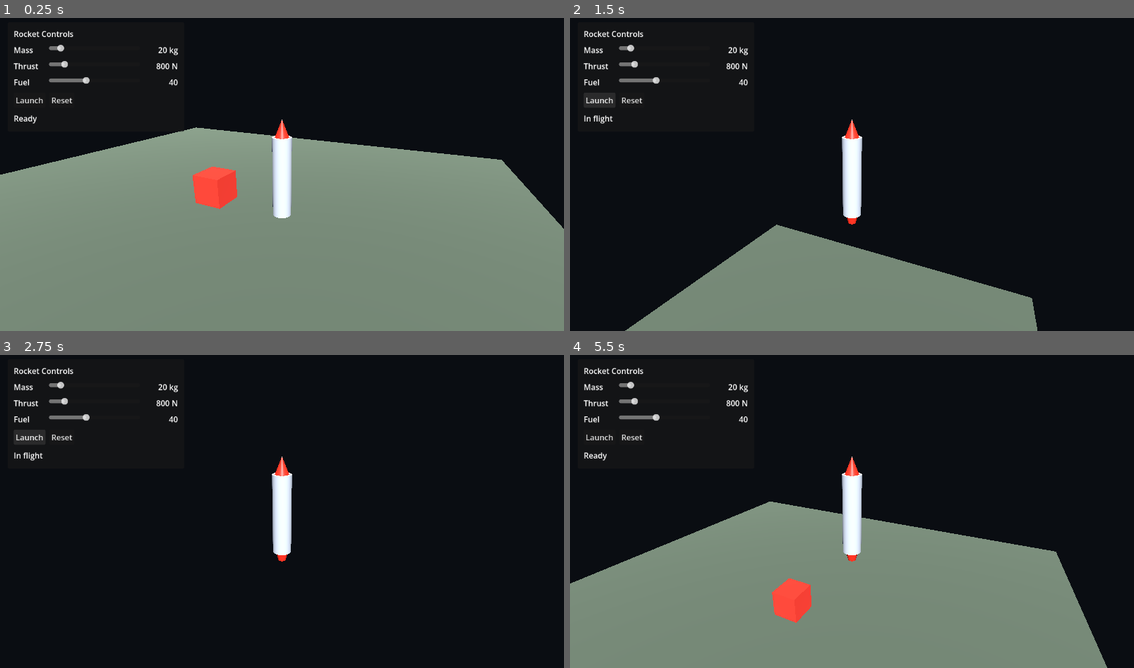
Above: before the commit, frames 1-4 (two rows, left to right).
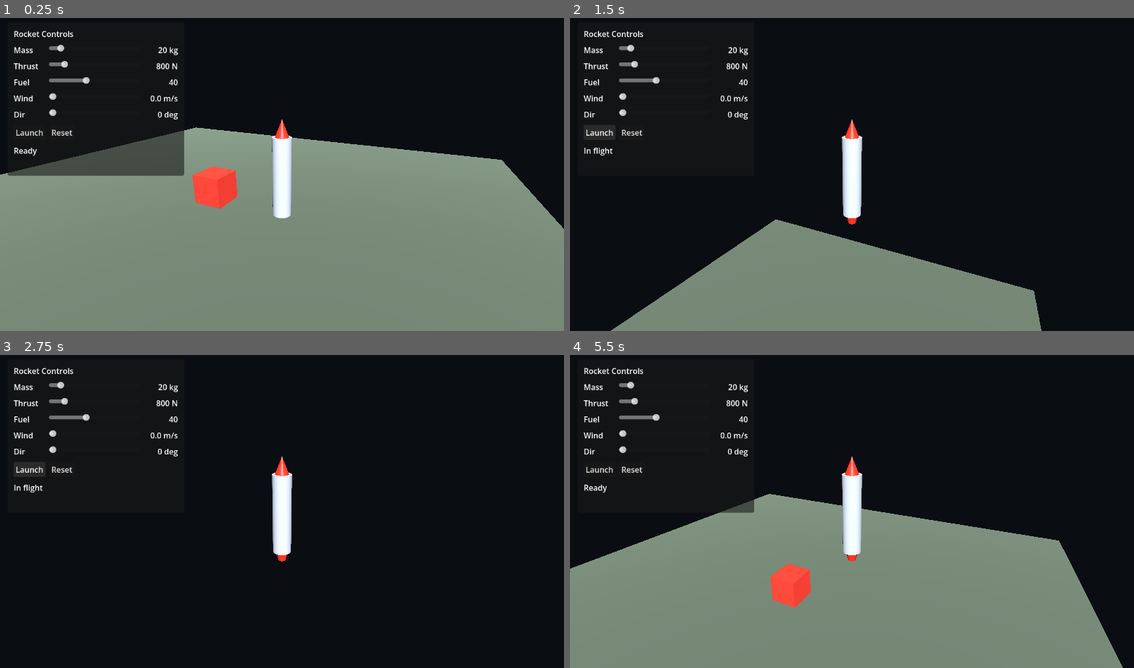
Above: after the commit, the same moments.

Repository: DylanRolfe/ProjectStellar
Game: Godot game, scene res://scenes/Main.tscn
The game is run twice, just before and just after one commit, with the same random seed, the same clock (stepped at 60 frames per second) and the same inputs.
Inputs (mouse positions are in pixels of both pictures, inside the frame that each line leads up to):
- Up to frame 1 (0.25 s): no input
- Up to frame 2 (1.5 s): click "Launch" at 0.5 s; click "Launch" at 1.25 s
- Up to frame 3 (2.75 s): click "Launch" at 2 s
- Up to frame 4 (5.5 s): move the mouse to (976, 492) at 2.77 s; hold Space 2.78-3.5 s; click (976, 492) at 2.92 s; click "Reset" at 3.5 s; tap Enter at 4.25 s; drag from (739, 524) to (823, 574) at 4.27 s; tap Space at 5 s; move the mouse to (908, 439) at 5.02 s; hold Space from 5.03 s (still down); click (908, 439) at 5.17 s

The runs differ from the first frame. In frame 1, 2.9% of the frame differs, in the area x 1-33%, y 24-51%; in frame 2, 2.3%; in frame 3, 0.6%; in frame 4, 4.7%, in the area x 0-98%, y 24-100%.

Commit message:
Wind physics.
Added basic wind physics.

Diff:
--- a/scenes/DashboardUI.tscn
+++ b/scenes/DashboardUI.tscn
@@ -15,7 +15,7 @@
 offset_left = 16.0
 offset_top = 16.0
 offset_right = 376.0
-offset_bottom = 240.0
+offset_bottom = 330.0
 
 [node name="Margin" type="MarginContainer" parent="Panel"]
 layout_mode = 2
@@ -104,6 +104,50 @@
 text = "40"
 horizontal_alignment = 2
 
+[node name="WindSpeedRow" type="HBoxContainer" parent="Panel/Margin/VBox"]
+layout_mode = 2
+theme_override_constants/separation = 8
+
+[node name="WindSpeedLabel" type="Label" parent="Panel/Margin/VBox/WindSpeedRow"]
+custom_minimum_size = Vector2(64, 0)
+layout_mode = 2
+text = "Wind"
+
+[node name="WindSpeedSlider" type="HSlider" parent="Panel/Margin/VBox/WindSpeedRow"]
+custom_minimum_size = Vector2(170, 0)
+layout_mode = 2
+size_flags_horizontal = 3
+max_value = 40.0
+step = 0.5
+
+[node name="WindSpeedValueLabel" type="Label" parent="Panel/Margin/VBox/WindSpeedRow"]
+custom_minimum_size = Vector2(70, 0)
+layout_mode = 2
+text = "0.0 m/s"
+horizontal_alignment = 2
+
+[node name="WindDirectionRow" type="HBoxContainer" parent="Panel/Margin/VBox"]
+layout_mode = 2
+theme_override_constants/separation = 8
+
+[node name="WindDirectionLabel" type="Label" parent="Panel/Margin/VBox/WindDirectionRow"]
+custom_minimum_size = Vector2(64, 0)
+layout_mode = 2
+text = "Dir"
+
+[node name="WindDirectionSlider" type="HSlider" parent="Panel/Margin/VBox/WindDirectionRow"]
+custom_minimum_size = Vector2(170, 0)
+layout_mode = 2
+size_flags_horizontal = 3
+max_value = 360.0
+step = 1.0
+
+[node name="WindDirectionValueLabel" type="Label" parent="Panel/Margin/VBox/WindDirectionRow"]
+custom_minimum_size = Vector2(70, 0)
+layout_mode = 2
+text = "0 deg"
+horizontal_alignment = 2
+
 [node name="ButtonRow" type="HBoxContainer" parent="Panel/Margin/VBox"]
 layout_mode = 2
 theme_override_constants/separation = 8
--- a/scripts/main.gd
+++ b/scripts/main.gd
@@ -11,7 +11,7 @@
 
 func _process(_delta: float) -> void:
 	if Input.is_key_pressed(KEY_SPACE):
-		rocket.launch()
+		_on_launch_requested(ui.build_config())
 
 func _on_launch_requested(config: RocketConfig) -> void:
 	rocket.setup(config)
--- a/scripts/rocket_config.gd
+++ b/scripts/rocket_config.gd
@@ -6,3 +6,5 @@
 @export_range(0.0, 100.0, 1.0) var fuel_amount: float = 40.0
 @export_range(0.05, 1.0, 0.01) var rocket_radius: float = 0.28
 @export_range(0.5, 10.0, 0.1) var rocket_height: float = 3.1
+@export_range(0.0, 40.0, 0.5) var wind_speed: float = 0.0
+@export_range(0.0, 360.0, 1.0) var wind_direction: float = 0.0
--- a/scripts/rocket_controller.gd
+++ b/scripts/rocket_controller.gd
@@ -2,6 +2,9 @@
 extends RigidBody3D
 
 const FUEL_BURN_RATE: float = 8.0
+const AIR_DENSITY: float = 1.225
+const DRAG_COEFFICIENT: float = 1.2
+const WIND_FORCE_MULTIPLIER: float = 3.0
 
 var config: RocketConfig = RocketConfig.new()
 var max_altitude: float = 0.0
@@ -34,7 +37,7 @@
 	_launched = true
 	freeze = false
 	sleeping = false
-	print("Launch started: thrust %.1f N, mass %.1f kg, fuel %.1f" % [config.engine_thrust, mass, _fuel])
+	print("Launch started: thrust %.1f N, mass %.1f kg, fuel %.1f, wind %.1f m/s @ %.0f deg" % [config.engine_thrust, mass, _fuel, config.wind_speed, config.wind_direction])
 
 func _physics_process(delta: float) -> void:
 	if not _launched:
@@ -43,6 +46,14 @@
 	var altitude := maxf(global_position.y, 0.0)
 	var gravity_force := Vector3.DOWN * mass * AeroPhysics.gravity_at(altitude)
 	apply_central_force(gravity_force)
+
+	var wind_velocity := WindModel.get_wind_vector(config.wind_speed, config.wind_direction)
+	var relative_velocity := linear_velocity - wind_velocity
+	var relative_speed := relative_velocity.length()
+	if relative_speed > 0.01:
+		var area := AeroPhysics.frontal_area(config.rocket_radius)
+		var drag_magnitude := AeroPhysics.drag_force(relative_speed, AIR_DENSITY, DRAG_COEFFICIENT, area)
+		apply_central_force(-relative_velocity.normalized() * drag_magnitude * WIND_FORCE_MULTIPLIER)
 
 	if _fuel > 0.0:
 		var burn := minf(_fuel, FUEL_BURN_RATE * delta)
@@ -55,4 +66,4 @@
 	_last_print_time += delta
 	if _last_print_time >= 1.0:
 		_last_print_time = 0.0
-		print("Altitude %.1f m | Speed %.1f m/s | Fuel %.1f" % [altitude, linear_velocity.length(), _fuel])
+		print("Altitude %.1f m | Speed %.1f m/s | Fuel %.1f | Wind %.1f m/s @ %.0f deg" % [altitude, linear_velocity.length(), _fuel, config.wind_speed, config.wind_direction])
--- a/scripts/ui_controller.gd
+++ b/scripts/ui_controller.gd
@@ -9,9 +9,13 @@
 @onready var mass_slider: HSlider = $Panel/Margin/VBox/MassRow/MassSlider
 @onready var thrust_slider: HSlider = $Panel/Margin/VBox/ThrustRow/ThrustSlider
 @onready var fuel_slider: HSlider = $Panel/Margin/VBox/FuelRow/FuelSlider
+@onready var wind_speed_slider: HSlider = $Panel/Margin/VBox/WindSpeedRow/WindSpeedSlider
+@onready var wind_direction_slider: HSlider = $Panel/Margin/VBox/WindDirectionRow/WindDirectionSlider
 @onready var mass_value_label: Label = $Panel/Margin/VBox/MassRow/MassValueLabel
 @onready var thrust_value_label: Label = $Panel/Margin/VBox/ThrustRow/ThrustValueLabel
 @onready var fuel_value_label: Label = $Panel/Margin/VBox/FuelRow/FuelValueLabel
+@onready var wind_speed_value_label: Label = $Panel/Margin/VBox/WindSpeedRow/WindSpeedValueLabel
+@onready var wind_direction_value_label: Label = $Panel/Margin/VBox/WindDirectionRow/WindDirectionValueLabel
 @onready var status_label: Label = $Panel/Margin/VBox/StatusLabel
 
 func _ready() -> void:
@@ -20,6 +24,8 @@
 	mass_slider.value_changed.connect(_on_slider_changed)
 	thrust_slider.value_changed.connect(_on_slider_changed)
 	fuel_slider.value_changed.connect(_on_slider_changed)
+	wind_speed_slider.value_changed.connect(_on_slider_changed)
+	wind_direction_slider.value_changed.connect(_on_slider_changed)
 	_update_value_labels()
 
 func build_config() -> RocketConfig:
@@ -27,6 +33,8 @@
 	config.rocket_mass = mass_slider.value
 	config.engine_thrust = thrust_slider.value
 	config.fuel_amount = fuel_slider.value
+	config.wind_speed = wind_speed_slider.value
+	config.wind_direction = wind_direction_slider.value
 	return config
 
 func _on_launch_pressed() -> void:
@@ -41,3 +49,5 @@
 	mass_value_label.text = "%.0f kg" % mass_slider.value
 	thrust_value_label.text = "%.0f N" % thrust_slider.value
 	fuel_value_label.text = "%.0f" % fuel_slider.value
+	wind_speed_value_label.text = "%.1f m/s" % wind_speed_slider.value
+	wind_direction_value_label.text = "%.0f deg" % wind_direction_slider.value
--- a/scripts/wind_model.gd
+++ b/scripts/wind_model.gd
@@ -1,2 +1,6 @@
 class_name WindModel
 extends RefCounted
+
+static func get_wind_vector(speed: float, direction_degrees: float) -> Vector3:
+	var radians := deg_to_rad(direction_degrees)
+	return Vector3(cos(radians), 0.0, sin(radians)) * speed
